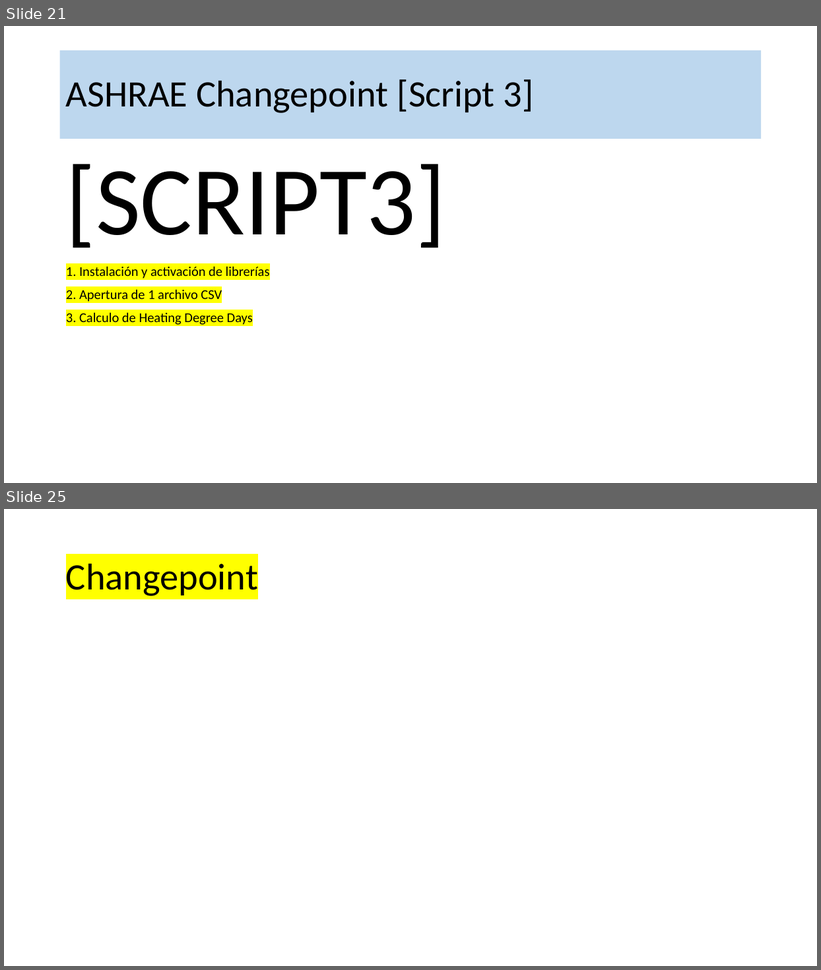
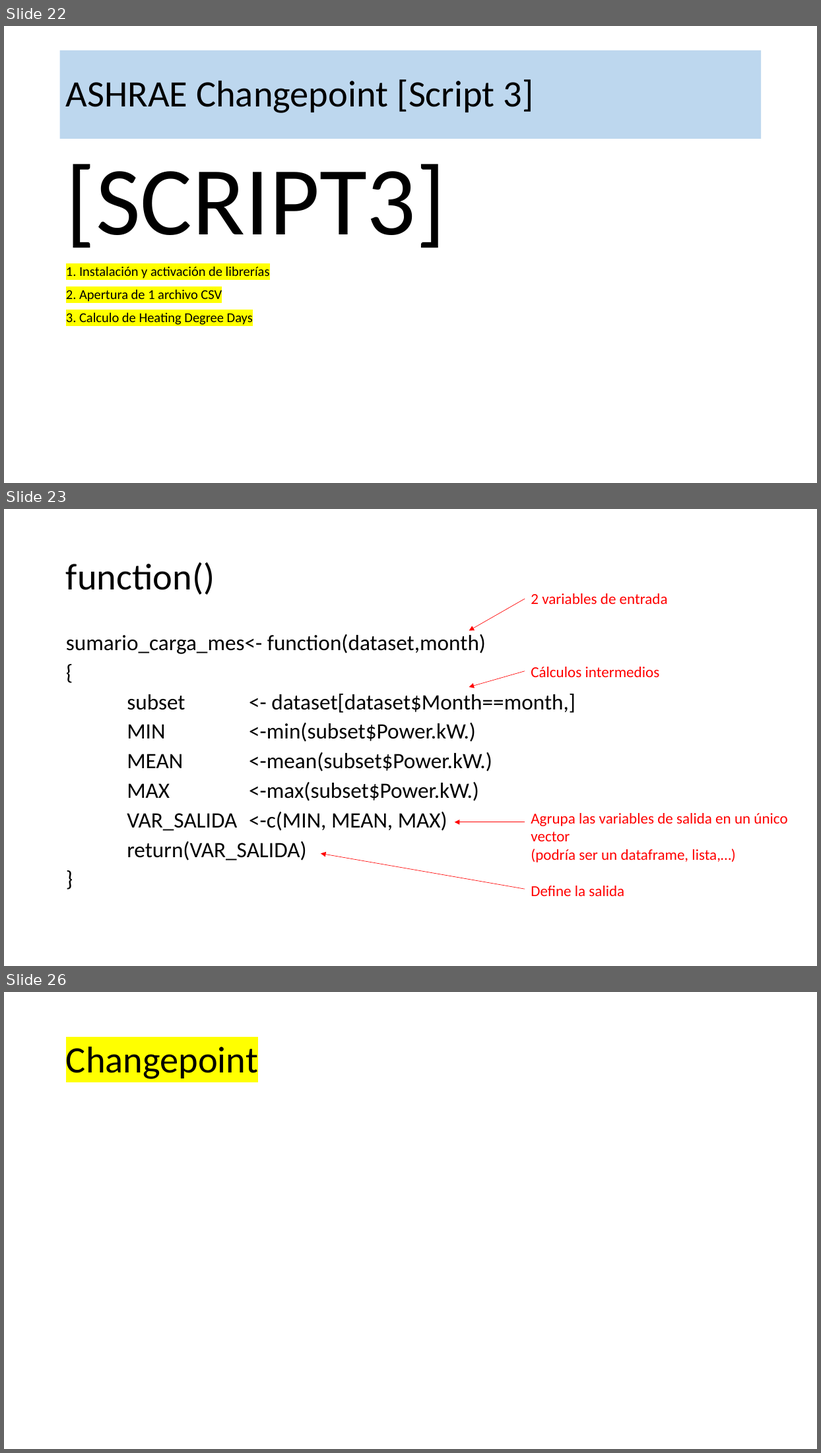
Before and after one commit to robgaray/EESIA_Consumo_Analisis_Datos_2021, a slide deck: 1_Presentaciones/Sesion_3_Practica.pptx. Shown one above the other, each under a label of ours: slides 21 and 25 before the commit, slides 22, 23 and 26 after it; the slides between them are not shown. The pictures are 821x970 and 821x1453 pixels, drawn with LibreOffice and Linux fonts; fonts in the diff are those of the drawing; background and template pictures are left out. Boxes give left, top, right and bottom in pixels: in the first picture for what was removed or moved away, otherwise in the second. Text is boxed around its words. In the diff, an @@ line names an element or a change of style, - is before the commit and + after.

```diff
--- a/1_Presentaciones/Sesion_3_Practica.pptx
+++ b/1_Presentaciones/Sesion_3_Practica.pptx
@@ slide 23 added at (4, 509, 817, 966), background #FFFFFF @@
@@ title added at (66, 562, 215, 595), 44 pt, text #000000 @@
+function()
@@ arrow added from (525, 599) to (469, 631), #FF0000 0.5 pt @@
@@ text added at (531, 593, 787, 896), 18 pt, text #FF0000 @@
+2 variables de entrada
+Cálculos intermedios
+Agrupa las variables de salida en un único vector
+(podría ser un dataframe, lista,…)
+Define la salida
@@ text added at (66, 634, 576, 861), 25.9 pt, text #000000 @@
+sumario_carga_mes<- function(dataset,month)
+{
+subset <- dataset[dataset$Month==month,]
+MIN <-min(subset$Power.kW.)
+MEAN <-mean(subset$Power.kW.)
+MAX <-max(subset$Power.kW.)
+VAR_SALIDA <-c(MIN, MEAN, MAX)
+return(VAR_SALIDA)
+}
@@ arrow added from (525, 671) to (469, 687), #FF0000 0.5 pt @@
@@ arrow added from (525, 823) to (455, 823), #FF0000 0.5 pt @@
@@ arrow added from (525, 890) to (321, 854), #FF0000 0.5 pt @@
@@ what was slide 21 is now slide 22 @@
@@ what was slide 25 is now slide 26 @@
```
Also in this commit, not shown: 5 slides changed, 7 other slides added, 6 slides removed, 19 other files.
